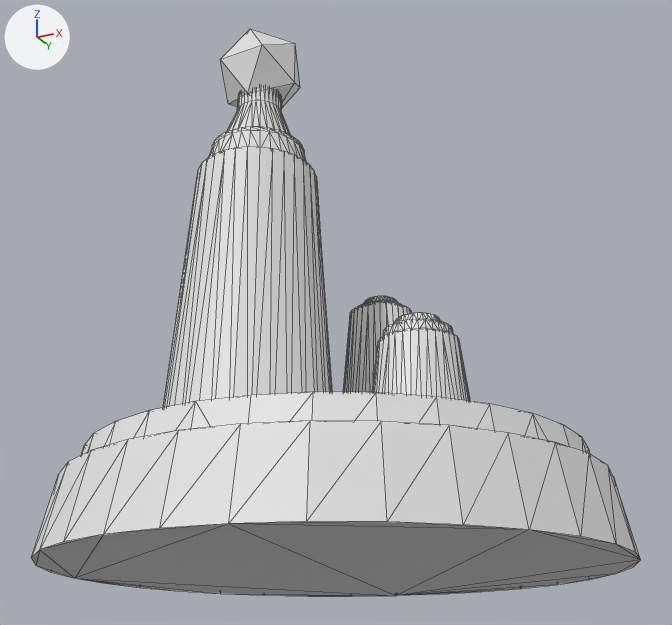
One commit to the OBJ model resources/HomeBaseTower.obj: the scene before it, then after it.
The view is the same before and after, from a 50 mm camera at (4.0, -8.0, -1.27) aimed at (-0.05, 0.09, 2.37). The axes (+X, +Y, +Z) are drawn at upper left. The lights are the same throughout. Mesh edges are drawn as thin lines. Where no turn or scale is listed for an object, it has been applied to the vertices.

Before the edit, the objects in view are built like this:
```python
me_cylinder_cylinder_002 = bpy.data.meshes.new('Cylinder_Cylinder.002')
me_cylinder_cylinder_002.from_pydata(...)  # 844 vertices, 1664 faces; spans x -2.71..2.71, y -2.71..2.71, z -0.24..5.51
ob_cylinder_cylinder_002 = bpy.data.objects.new('Cylinder_Cylinder.002', me_cylinder_cylinder_002)
ob_cylinder_cylinder_002.location = (0.0, 0.0, 0.0)
```
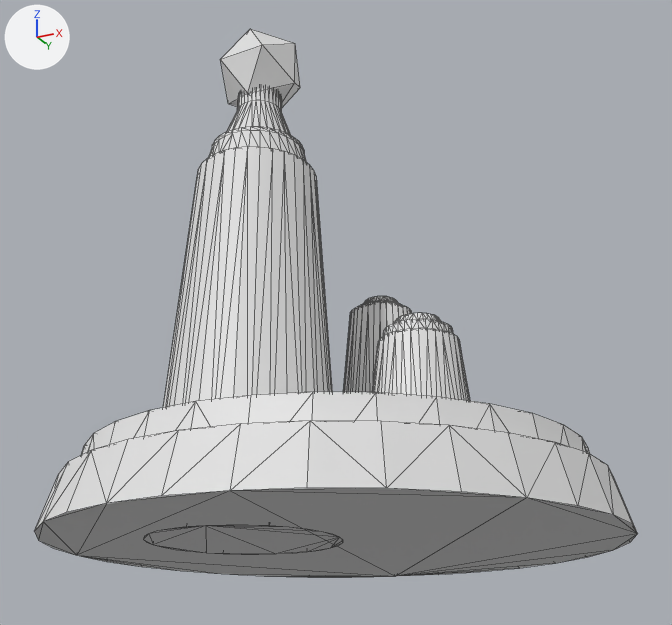
Boxes [x1, y1, x2, y2] around the edits, measured in the pictures (672 x 625 px; the box of a moved part takes in the faces that stretch with it):
'Cylinder_Cylinder.002', reshaped
    before: [31, 29, 641, 596]
    after: [35, 29, 638, 577]
part 1 of me_cylinder_cylinder_002, moved or reshaped
    before: [31, 147, 641, 596]
    after: [35, 147, 638, 577]

Diff of the bpy script that builds the scene:
```diff
--- a/resources/HomeBaseTower.obj.py
+++ b/resources/HomeBaseTower.obj.py
@@ me_cylinder_cylinder_002 @@
 me_cylinder_cylinder_002.from_pydata(...)  # 844 vertices, 1664 faces; spans x -2.71..2.71, y -2.71..2.71, z -0.24..5.51
 # used by ob_cylinder_cylinder_002; location = (0.0, 0.0, 0.0)
+# me_cylinder_cylinder_002 part 1: all 64 vertices in x -2.71..2.71, y -2.71..2.71, z -0.24..-0.05 are scaled about their middle by (1, 1, -0.00834), then moved by (0.0, 0.0, 0.12)
```
